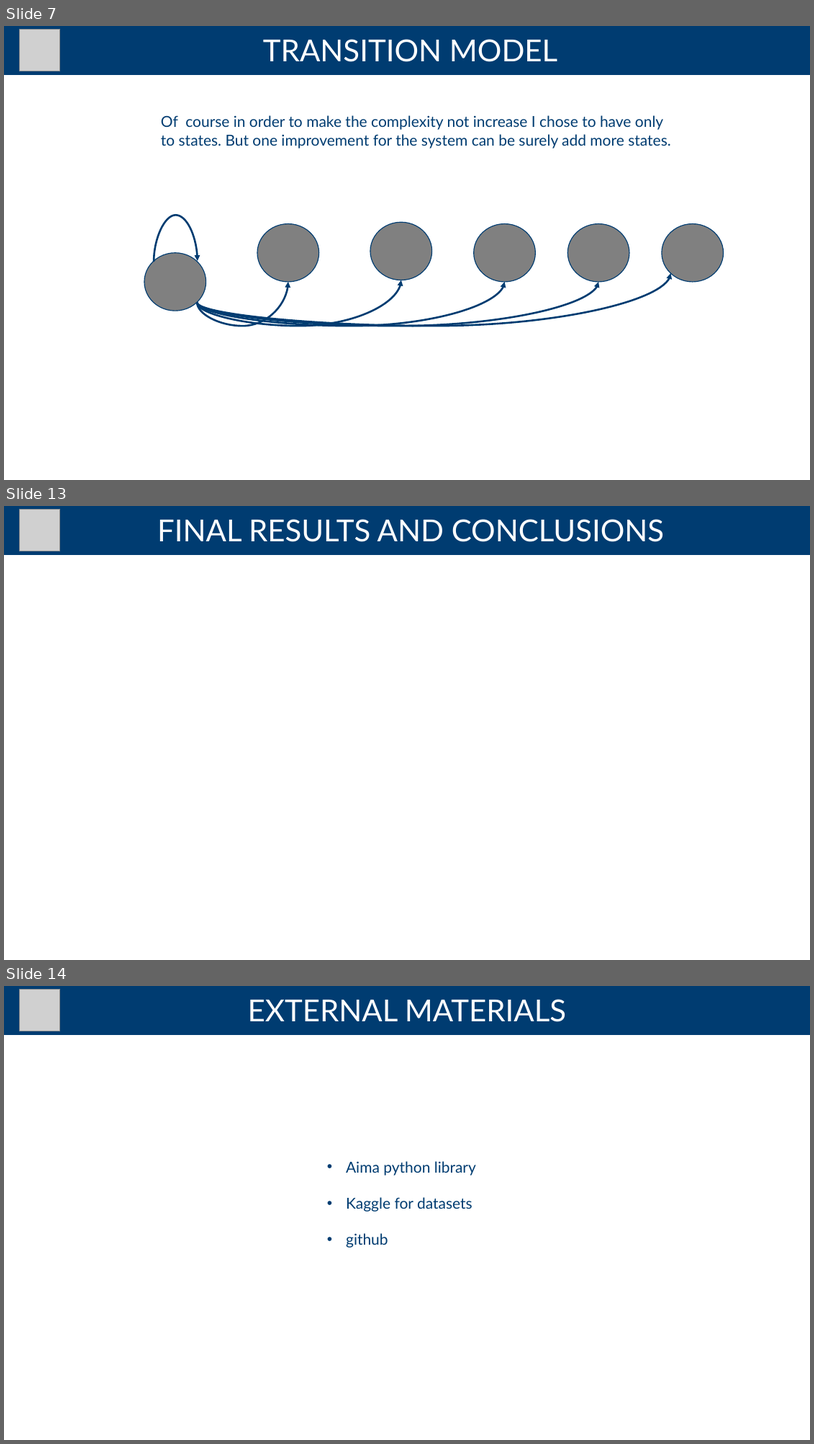
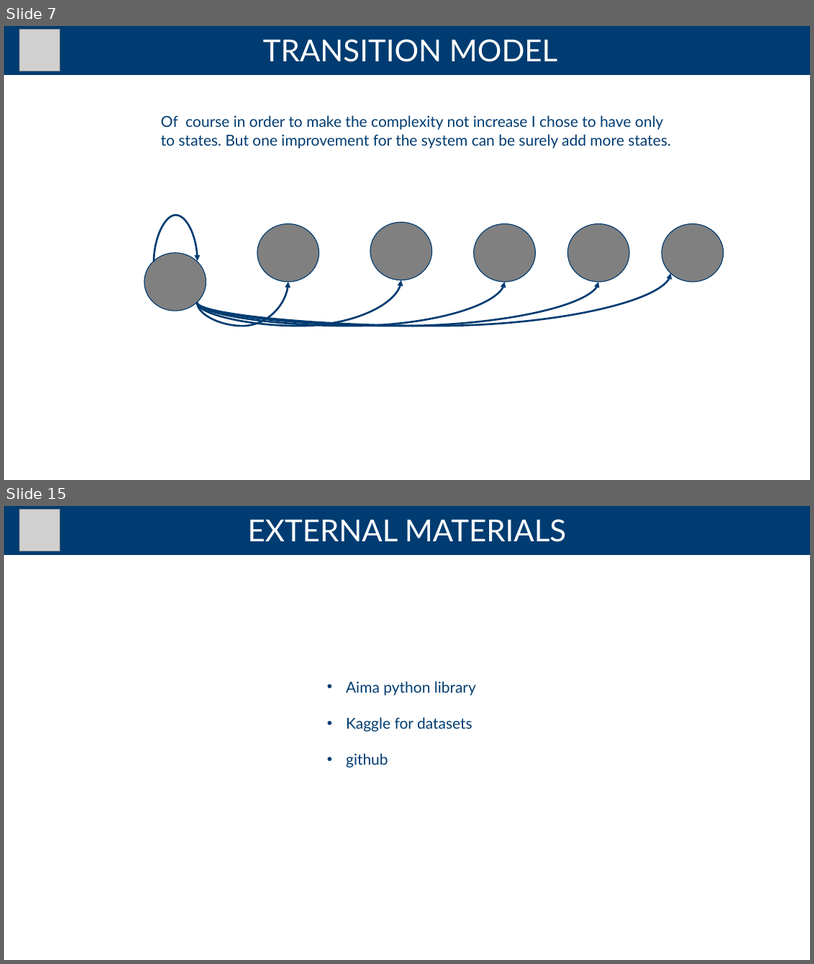
Before and after one commit to andreaTufo/FootballBettingDetectionSystem, a slide deck: presentation/presentation.pptx. Shown one above the other, each under a label of ours: slides 7, 13 and 14 before the commit, slides 7 and 15 after it; the slides between them are not shown. The pictures are 814x1444 and 814x964 pixels, drawn with LibreOffice and Linux fonts; fonts in the diff are those of the drawing; grey boxes stand for pictures. Boxes give left, top, right and bottom in pixels: in the first picture for what was removed or moved away, otherwise in the second. Text is boxed around its words. In the diff, an @@ line names an element or a change of style, - is before the commit and + after.

```diff
--- a/presentation/presentation.pptx
+++ b/presentation/presentation.pptx
@@ slide 13 removed at (x1=4, y1=506, x2=810, y2=960), background #FFFFFF @@
@@ rectangle removed at (x1=4, y1=506, x2=810, y2=554) @@
@@ picture removed at (x1=19, y1=509, x2=60, y2=551) @@
@@ title removed at (x1=157, y1=519, x2=664, y2=542) @@
-FINAL RESULTS AND CONCLUSIONS
@@ what was slide 14 is now slide 15 @@
```
Also in this commit, not shown: 9 slides changed, 5 slides added, 2 other slides removed.
